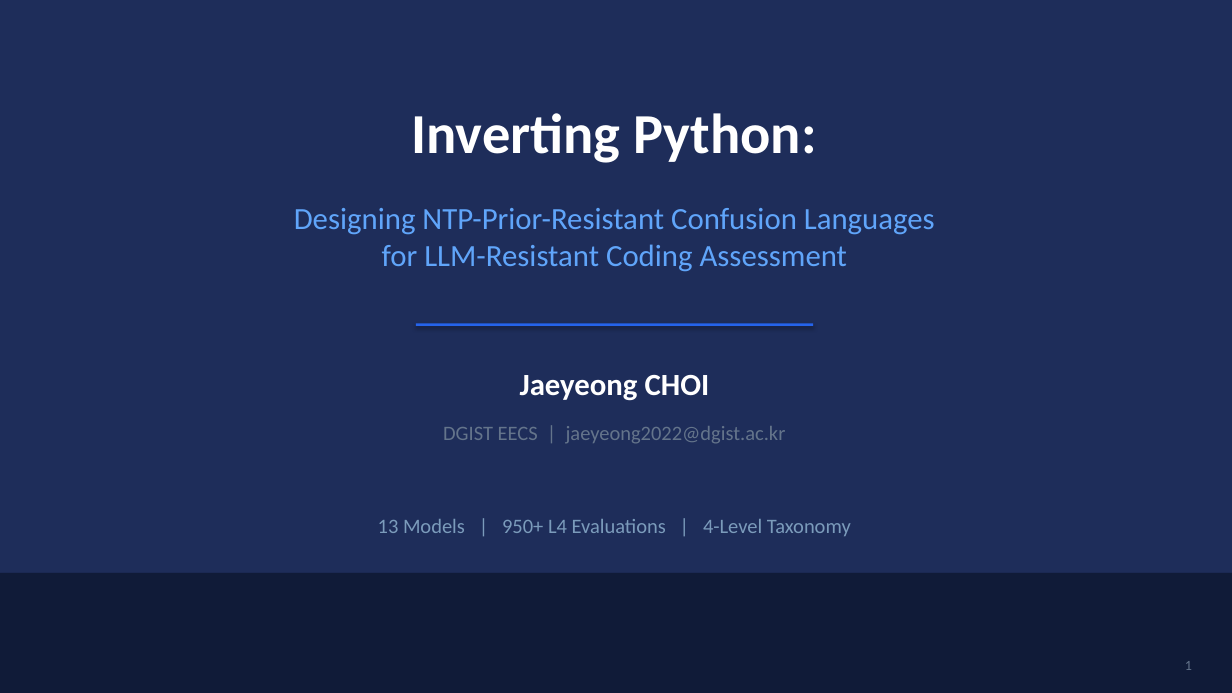
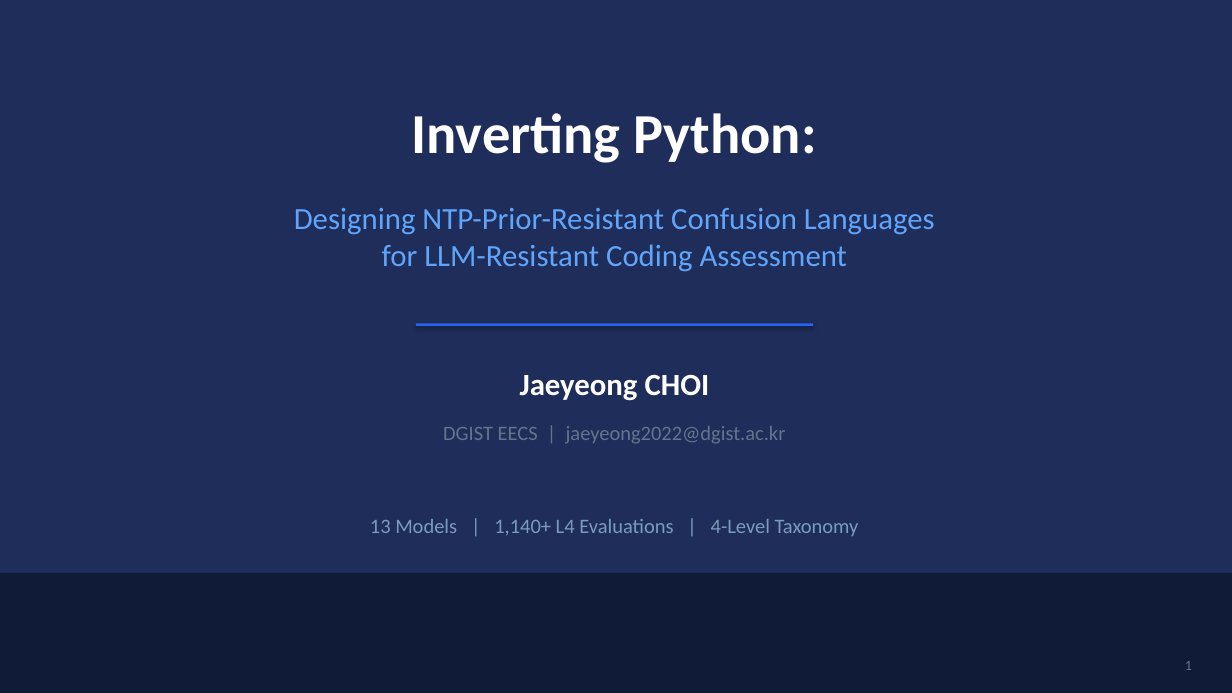
Before and after one commit to Jaeyeong-CHOI/cse307-open-project, a slide deck: slide 1 of presentation/research-slides-v2.pptx. Drawn at 1232x693 pixels with LibreOffice and Linux fonts; fonts in the diff are those of the drawing. Boxes give left, top, right and bottom in pixels: in the first picture for what was removed or moved away, otherwise in the second. Text is boxed around its words. In the diff, an @@ line names an element or a change of style, - is before the commit and + after.

```diff
--- a/presentation/research-slides-v2.pptx
+++ b/presentation/research-slides-v2.pptx
@@ text at [370,519,859,536]: text changed @@
-13 Models | 950+ L4 Evaluations | 4-Level Taxonomy
+13 Models | 1,140+ L4 Evaluations | 4-Level Taxonomy
```
Also in this commit, not shown: 8 other slides changed, 3 slides added, 1 other file.
